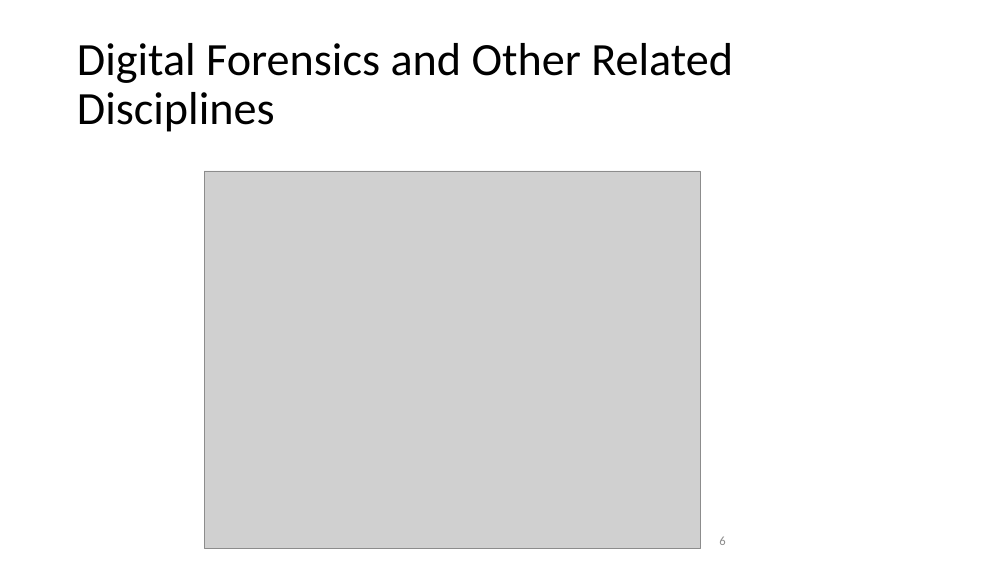
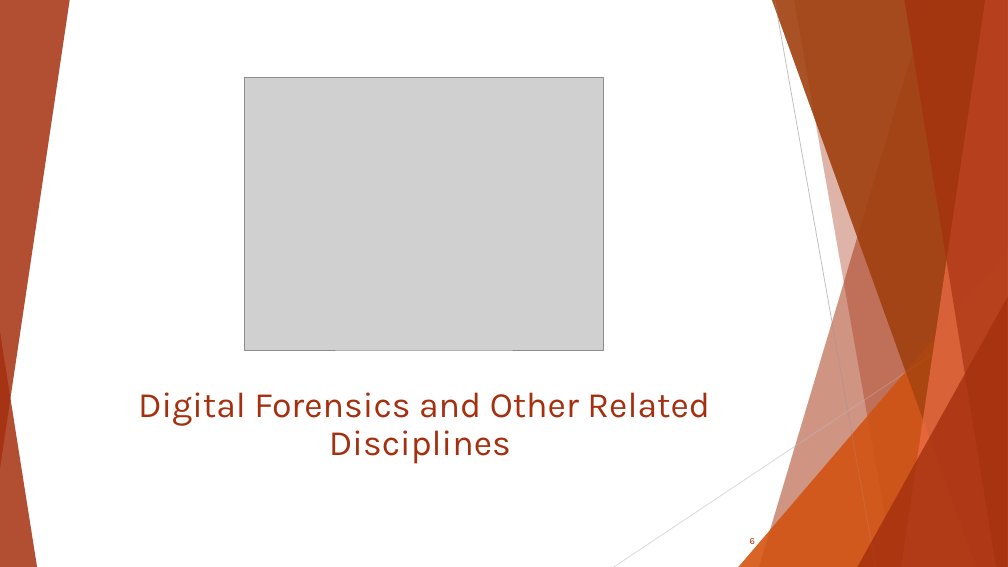
Before and after one commit to sajinshivdas/Digital-Forensics-Lab, a slide deck: slide 6 of Basic_Computer_Skills_for_Forensics/5_Introduction_to_digital_forensics.pptx. Drawn at 1008x567 pixels with LibreOffice and Linux fonts; fonts in the diff are those of the drawing; grey boxes stand for pictures; background and template pictures are left out. Boxes give left, top, right and bottom in pixels: in the first picture for what was removed or moved away, otherwise in the second. Text is boxed around its words. In the diff, an @@ line names an element or a change of style, - is before the commit and + after.

Commit message:
update
Digital forensics

```diff
--- a/Basic_Computer_Skills_for_Forensics/5_Introduction_to_digital_forensics.pptx
+++ b/Basic_Computer_Skills_for_Forensics/5_Introduction_to_digital_forensics.pptx
@@ group added at box(0, 0, 1008, 567): 5 freeform shapes, 3 triangles, 2 lines @@
@@ picture: place and size @@
-picture at box(204, 171, 700, 548)
+picture at box(245, 77, 604, 350)
@@ group added at box(0, 0, 1008, 567): 5 freeform shapes, 3 triangles @@
@@ title "Digital Forensics and Other Related ...": place and size @@
-title "Digital Forensics and Other Related ..." at box(77, 43, 733, 132)
+title "Digital Forensics and Other Related ..." at box(138, 392, 710, 464)
@@ title "Digital Forensics and Other Related ..." at box(138, 392, 710, 464): size 44 to 34 pt, font Calibri to Karla, text colour #000000 to #A5300F; alignment left to centre; vertical alignment middle to bottom @@
@@ page number at box(750, 538, 755, 544): size 12 to 9 pt, font Calibri to Karla, text colour #8C8C8C to #A5300F; alignment left to right; more space between paragraphs @@
```
Also in this commit, not shown: 32 other slides changed.
